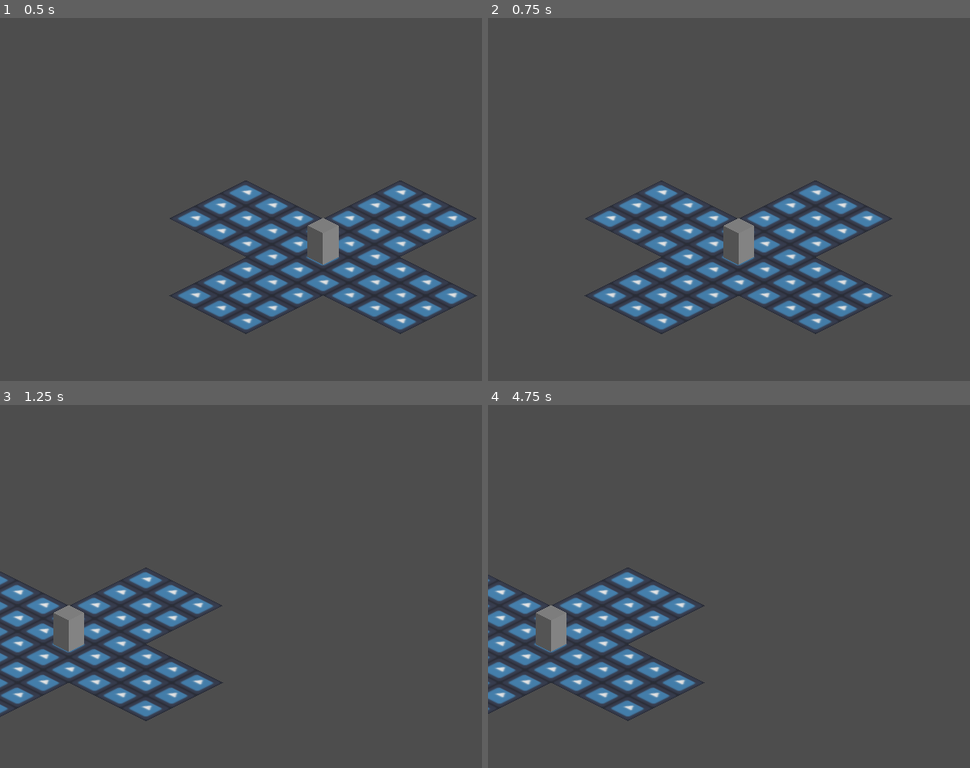
Above: before the commit, frames 1-4 (two rows, left to right).
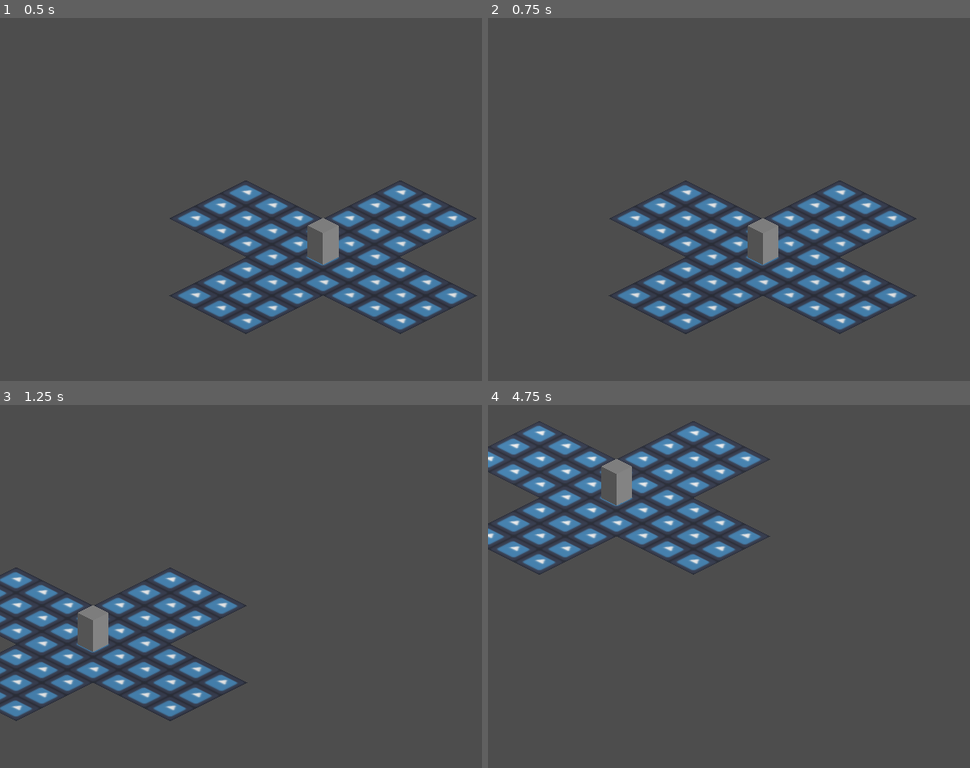
Above: after the commit, the same moments.

Repository: jmorgandev/LD55
Game: Godot game, scene res://levels/test.tscn
Two runs of this game, one before a commit and one after it. Both use one fixed random seed, a clock stepped at 60 frames per second and the inputs below. The project has no main scene, so this scene is started directly. The engine's default icon, where the game draws it, is replaced by a stand-in: a white triangle on a blue panel in a dark square.
Inputs (mouse positions are in pixels of both pictures, inside the frame that each line leads up to):
- Up to frame 1 (0.5 s): no input
- Up to frame 2 (0.75 s): tap Enter at 0.5 s; move the mouse to (955, 181) at 0.52 s; hold D (right) from 0.53 s (still down); click (955, 181) at 0.67 s
- Up to frame 3 (1.25 s): keep holding D (right)
- Up to frame 4 (4.75 s): release D (right) at 1.25 s; drag from (680, 604) to (777, 659) at 1.27 s; tap Space at 2 s; move the mouse to (873, 506) at 2.02 s; hold D (right) 2.03-2.75 s; click (873, 506) at 2.17 s; drag from (777, 659) to (618, 532) at 2.77 s; tap Enter at 3.5 s; move the mouse to (outside the picture) at 3.52 s; hold A (left) 3.53-4.25 s; click (outside the picture) at 3.67 s; drag from (618, 532) to (714, 495) at 4.27 s

Frame 1 is identical in both runs. In frame 2, 15% of the frame differs, in the area x 19-89%, y 44-88%; in frame 3, 12%; in frame 4, 19%, in the area x 0-59%, y 4-88%.

Commit message:
move player.gd script, pan camera with mouse drag

Diff:
--- a/levels/test.tscn
+++ b/levels/test.tscn
@@ -1,7 +1,7 @@
 [gd_scene load_steps=8 format=3 uid="uid://bvb0y5hetoj3j"]
 
 [ext_resource type="Texture2D" uid="uid://ksvmdct2ea7a" path="res://icon.svg" id="1_fe552"]
-[ext_resource type="Script" path="res://levels/player.gd" id="1_rc8no"]
+[ext_resource type="Script" path="res://scripts/player.gd" id="1_rc8no"]
 
 [sub_resource type="QuadMesh" id="QuadMesh_afjnf"]
 
--- a/levels/player.gd
+++ b/scripts/player.gd
@@ -1,13 +1,11 @@
 extends Camera3D
 
 var is_dragging := false
-var last_drag_position := Vector2.ZERO
-var drag_delta := Vector2.ZERO
-
 const DRAG_SENSITVITY := 0.02
 
 var view_forward: Vector3
 var view_right: Vector3
+var view_forward_compensation: float = 90.0 / abs(rotation_degrees.x) * 0.8
 
 # Called when the node enters the scene tree for the first time.
 func _ready():
@@ -17,27 +15,16 @@
 
 func _unhandled_input(event: InputEvent):
     if event is InputEventMouseButton:
-        if event.button_index == MOUSE_BUTTON_RIGHT:
+        if event.button_index == MOUSE_BUTTON_LEFT:
             is_dragging = event.pressed
-            last_drag_position = event.position
-            drag_delta = Vector2.ZERO
     elif event is InputEventMouseMotion and is_dragging:
-        drag_delta = (last_drag_position - event.position)
-        last_drag_position = event.position
+        position += ((view_forward * -event.relative.y * view_forward_compensation) + (view_right * -event.relative.x)) * DRAG_SENSITVITY
 
 # Called every frame. 'delta' is the elapsed time since the previous frame.
 func _process(delta):
     var view_movement := Vector3.ZERO
-    var view_forward := transform.basis.z.normalized()
 
-    var view_right := transform.basis.x.normalized()
-    var view_forward_compensation: float = 90.0 / abs(rotation_degrees.x) * 0.8
-
-    if is_dragging:
-        print(drag_delta)
-        view_movement = ((view_forward * drag_delta.y) + (view_right * drag_delta.x))
-        position += view_movement * delta
-    else:
+    if not is_dragging:
         var input_dir := Input.get_vector("left", "right", "up", "down").normalized()
         view_movement = (view_forward * input_dir.y * view_forward_compensation) + (view_right * input_dir.x) * 10.0
         position += view_movement * delta
